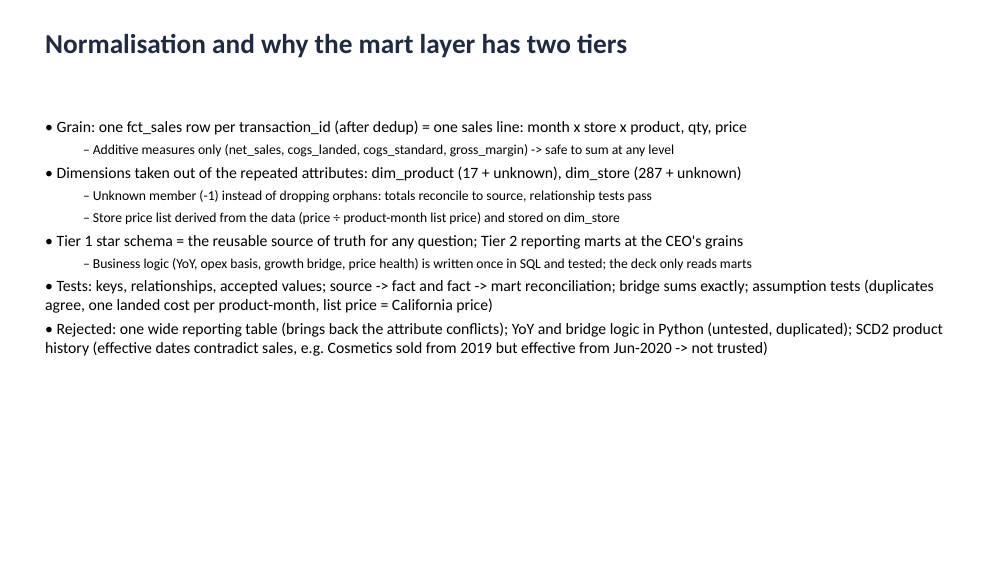
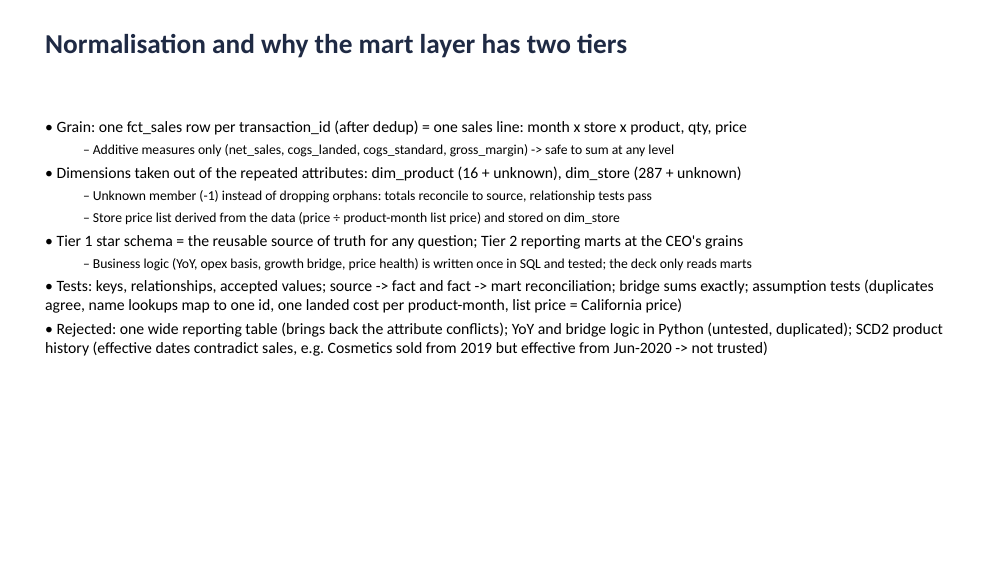
Before and after one commit to GaetyCodes/dbt-test-assignment, a slide deck: slide 4 of deliverables/ceo_sales_review.pptx. Drawn at 1008x567 pixels with LibreOffice and Linux fonts; fonts in the diff are those of the drawing. Boxes give left, top, right and bottom in pixels: in the first picture for what was removed or moved away, otherwise in the second. Text is boxed around its words. In the diff, an @@ line names an element or a change of style, - is before the commit and + after.

```diff
--- a/deliverables/ceo_sales_review.pptx
+++ b/deliverables/ceo_sales_review.pptx
@@ text at bbox=[57, 166, 741, 181]: text changed @@
-• Dimensions taken out of the repeated attributes: dim_product (17 + unknown), dim_store (287 + unknown)
+• Dimensions taken out of the repeated attributes: dim_product (16 + unknown), dim_store (287 + unknown)
@@ text at bbox=[45, 279, 934, 313]: text changed @@
-• Tests: keys, relationships, accepted values; source -> fact and fact -> mart reconciliation; bridge sums exactly; assumption tests (duplicates agree, one landed cost per product-month, list price = California price)
+• Tests: keys, relationships, accepted values; source -> fact and fact -> mart reconciliation; bridge sums exactly; assumption tests (duplicates agree, name lookups map to one id, one landed cost per product-month, list price = California price)
```
Also in this commit, not shown: 1 other slide changed, 4 other files.
